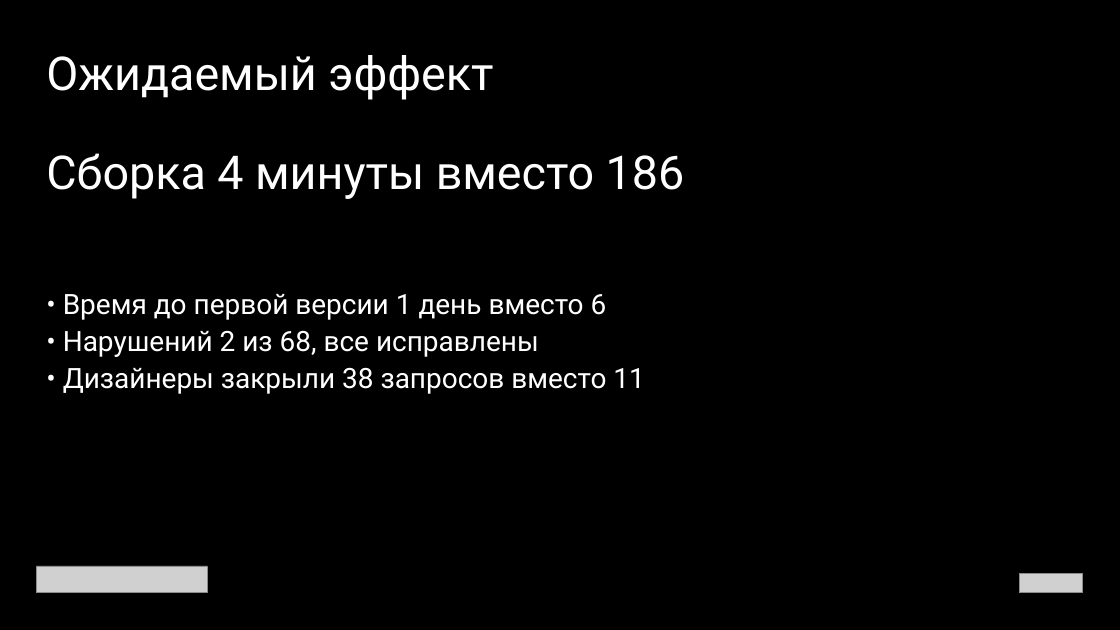
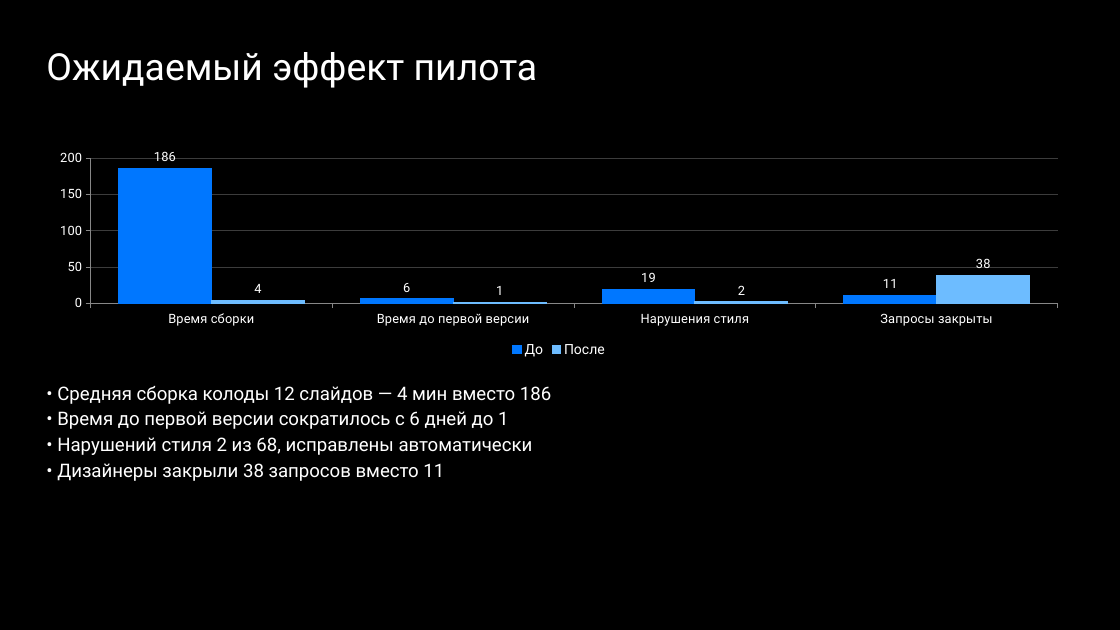
Before and after one commit to DiFoxenGit/-VKTechHackathon, a slide deck: slide 4 of samples/VK_WorkSpace_Клиентская_конференция_Шабл__focus.pptx. Drawn at 1120x630 pixels with LibreOffice and Linux fonts; fonts in the diff are those of the drawing; grey boxes stand for pictures; background and template pictures are left out. Boxes give left, top, right and bottom in pixels: in the first picture for what was removed or moved away, otherwise in the second. Text is boxed around its words. In the diff, an @@ line names an element or a change of style, - is before the commit and + after.

```diff
--- a/samples/VK_WorkSpace_Клиентская_конференция_Шабл__focus.pptx
+++ b/samples/VK_WorkSpace_Клиентская_конференция_Шабл__focus.pptx
@@ text at <box>46,52,538,88</box>: text changed; size 40 to 32 pt @@
-Ожидаемый эффект
+Ожидаемый эффект пилота
@@ column chart added at <box>39,146,1079,361</box> @@
+categories: Время сборки, Время до первой версии, Нарушения стиля, Запросы закрыты
+До: 186, 6, 19, 11
+После: 4, 1, 2, 38
@@ text removed at <box>46,153,685,199</box> @@
-Сборка 4 минуты вместо 186
@@ text "• Средняя сборка колоды 12 ...": place and size @@
-text "• Средняя сборка колоды 12 ..." at <box>63,294,644,394</box>
+text "• Средняя сборка колоды 12 ..." at <box>57,386,551,481</box>
@@ text at <box>57,386,551,455</box>: text changed; size 24 to 16 pt @@
-• Время до первой версии 1 день вместо 6
-• Нарушений 2 из 68, все исправлены
+• Средняя сборка колоды 12 слайдов — 4 мин вместо 186
+• Время до первой версии сократилось с 6 дней до 1
+• Нарушений стиля 2 из 68, исправлены автоматически
@@ text at <box>57,463,444,481</box>: size 24 to 16 pt in "• Дизайнеры закрыли 38 запросов вместо 11" @@
@@ picture removed at <box>37,566,208,593</box> @@
@@ picture removed at <box>1019,573,1083,593</box> @@
```
Also in this commit, not shown: 3 other slides changed, 6 slides added, 6 slides removed, 23 other files.
